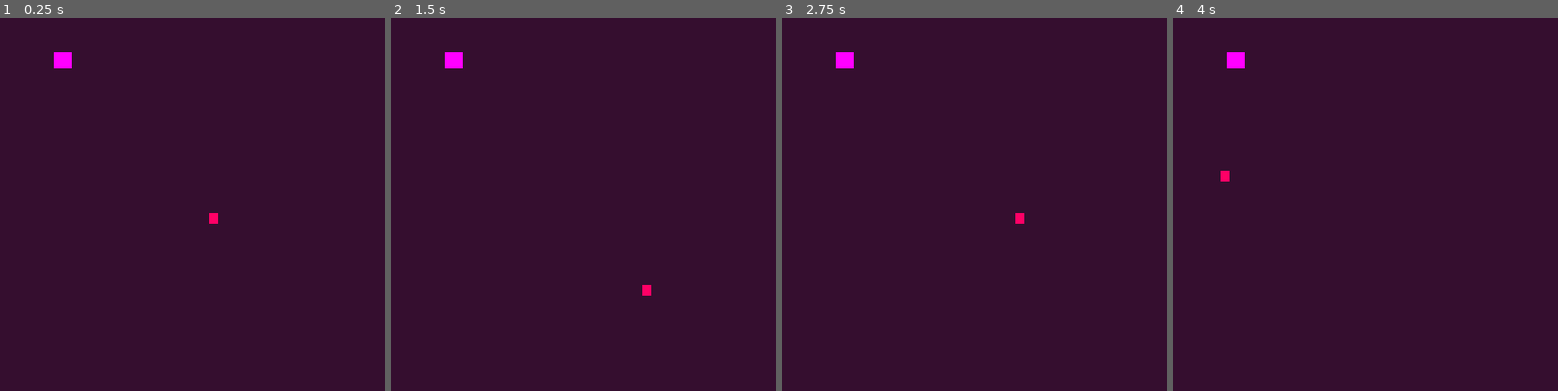
Above: before the commit, frames 1-4 (left to right).
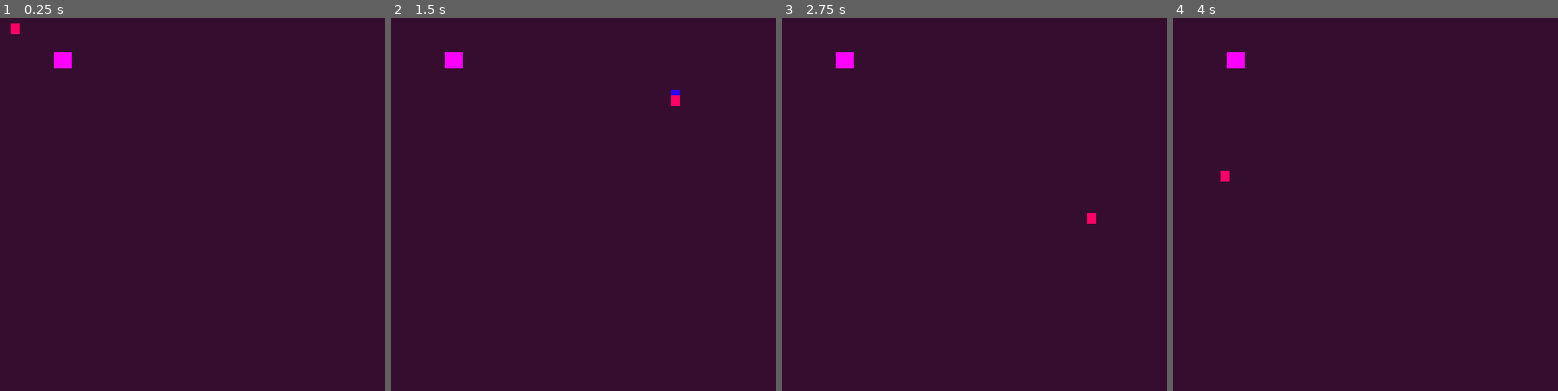
Above: after the commit, the same moments.

Repository: Zarathecat/badsnake
Game: Godot game, scene res://main.tscn
Same seed, same stepped clock (60 frames per second), same inputs: the game is played once before the commit and once after it.
Inputs:
- Up to frame 1 (0.25 s): no input
- Up to frame 2 (1.5 s): tap Enter at 0.5 s; hold Right (move_right) 0.53-1.28 s; hold Down (move_down) from 1.28 s (still down)
- Up to frame 3 (2.75 s): release Down (move_down) at 2.03 s; hold Right (move_right) from 2.03 s (still down)
- Up to frame 4 (4 s): release Right (move_right) at 2.78 s; hold Up (move_up) 2.78-3.53 s; tap Space at 3.5 s; hold Left (move_left) from 3.53 s (still down)

The runs differ from the first frame. In frame 1, 0.1% of the frame differs, in the area x 2-57%, y 1-56%; in frame 2, 0.2%, in the area x 65-76%, y 19-75%; in frame 3, 0.1%; in frame 4, nothing differs.

Commit message:
Remove needless duplication to position snake
This commit removes lots of stupid stuff we don't need any more.
We no longer make a separate snake_array and match the coordinates
of the segments of the snake to it; we use the segment coordinates
directly. This means we can remove all the code that was there
to support that initial bizarre way of doing things.

We also make segments instantiate offscreen, so the player will not
bump into them or see them flash for a frame. We also set a timer
at the start during which the snake is immortal, to avoid it dying
when it connects its first segment up to its head. We hide this
first segment at the start, too.

Diff:
--- a/main.gd
+++ b/main.gd
@@ -16,10 +16,6 @@
 # I was thinking 'is there food?'
 var food_flag = true # hack
 
-# grow_flag says whether or not the snake should grow on
-# this frame or not.
-var grow_flag = false
-
 # eat flag signals that the snake has had some food
 # used to trigger the snake's growth, score update etc
 var eat_flag = false
@@ -33,14 +29,6 @@
 # Self-explanatory. Says it's time for the snake to die.
 var death_flag = false
 
-# There's probably no reason to have both a snake_array and
-# segments. This happened because I found out you could get
-# a group of nodes after I'd coded it using an array. Maybe
-# in the future I'll fix the implementation to use only the
-# segments. That might also fix an annoying bug where they
-# get out of sync, the code tries to access an invalid index,
-# and the snake takes that as its cue to suddenly die.
-var snake_array = []
 var segments
 
 @export var food_scene: PackedScene
@@ -49,6 +37,8 @@
 
 # Called when the node enters the scene tree for the first time.
 func _ready() -> void:
+	immortal_flag = true
+	$LunchTimer.start() # Hack to avoid starting the game with a gameover
 	$Segment.add_to_group("segments")
 
 # Called every frame. 'delta' is the elapsed time since the previous frame.
@@ -68,32 +58,32 @@
 		grow_snake()
 		eat_flag = false
 
-	var snake_length = snake_array.size()
 	# Right, let's talk about how you write snake.
-	# This implementation represents the snake as an array of coordinate pairs.
+	# This implementation represents the snake as an array of segments.
+	# Each segment is an object with a coordinate pair, 'position'.
 	# You have as many pairs as the length of the snake. On each loop,
-	# it checks, 'is the snake head in a different position to anything
-	# else in the array?' If so, it adds the head to the end of the array,
-	# and removes the first element. If not, it keeps the array the same,
-	# because otherwise, the snake would have multiple segments at the same
-	# coordinate, so it would look like it had shrunk. This isn't as visible
-	# on implementations where the snake is always moving, but is visible if
-	# the player can stop the snake. You could use that as a gameplay mechanic,
-	# if you wanted, but I don't want.
-	# So usually, it adds a new pair of coordinates to the end of the array,
-	# and removes the oldest pair from the start. Unless it has just eaten
-	# some food! Then, it adds a new pair to the end, but also keeps the oldest
-	# pair. It then sets a flag, so that it only grows once per food item.
-	# First time it runs, put the head coord as only element in array
-	if snake_array == []:
-		snake_array.push_back($Head.position) # push_back == append
+	# this checks, 'is the last (newest) thing in the array in a different
+	# position to the snake head?' (ie: has the snake moved?)
+	# If so, it shifts the position of each segment, starting from the
+	# oldest, the tail (first in the array!), to take the place of the
+	# segment ahead of it. And the first segment takes the place of the
+	# head.
+	# If the snake has not moved, the segments stay where they are.
+	# We used to use all sorts of horrible flags, but now segment-creation
+	# is handled elsewhere, so the logic here doesn't need to chagne.
+	var segments = get_tree().get_nodes_in_group("segments")
+	var snake_length = segments.size()
+	if segments == []:
+		pass
 	# If last thing in array doesn't match head
-	elif snake_array[snake_length-1] != $Head.position:
-		snake_array.push_back($Head.position)
-		if grow_flag == false:
-			snake_array.pop_front()
-		grow_flag = false
-	make_snake()
+	elif segments[-1].position != $Head.position:
+		# move segments along by 1
+		for i in range(0, snake_length-1):
+			#print(segments[i].position)#debug
+			segments[i].position = segments[i+1].position
+		segments[-1].position = $Head.position
+	else:
+		pass
 	check_snake($Head.position[0], $Head.position[1])
 	if death_flag == true:
 		print("I hit something!")
@@ -105,39 +95,16 @@
 		print("hit wall!")
 		death_flag = true
 
-# This matches the nodes for the snake segments to the coordinates
-# in the array. It would likely make more sense to set their positions
-# directly and operate on them that way.
-func make_snake():
-	var segments = get_tree().get_nodes_in_group("segments")
-	if snake_array != [] and segments.size() > 0:
-		# working around a bug where they get emptied after check
-		# I don't think this workaround actually works, so it just
-		# pointlessly duplicates some arrays and slows things down.
-		var seg_dup = segments.duplicate()
-		var sn_dup = snake_array.duplicate()
-		# Sometimes the sizes of these mismatch and it errors
-		# out, reason as yet unknown, but unsurprising given the
-		# spaghetti. Maybe operating directly on segments will fix bug
-		for i in range(seg_dup.size()):
-			seg_dup[i].position = sn_dup[i-1]
-		segments = seg_dup
 
 # Add a segment to the snake, and thus to the scene tree. Track it in the
 # list of segment nodes. The position here is its starting position; after
-# this one-off it will be set by the game loop. We give it a specific position
-# here so we 'grow' instantly and don't bump into it by accident, but since
-# apparently I ended up needing a bunch of hacky flags anyway, it
-# might make more sense to instantiate the segment offscreen and then have
-# it join the snake on the first loop...
+# this one-off it will be set by the game loop. We instantiate the segment
+# offscreen and then have it join the snake on the first loop, so we don't
+# hit it.
 func grow_snake():
-	grow_flag = true
 	var segment = segment_scene.instantiate()
-	# Bug workaround. Shouldn't ever be empty here but sometimes it is...
-	if snake_array == []:
-		segment.position = $Head.position
-	else:
-		segment.position = snake_array[0]
+	var segments = get_tree().get_nodes_in_group("segments")
+	segment.position = Vector2(window_size.x + 50, window_size.y +50) # hack
 	add_child(segment)
 	segment.add_to_group("segments")
 
@@ -155,12 +122,13 @@
 # the snake will eat exactly one piece of food and then ignore it
 # from then on!
 func make_food():
+	var segments = get_tree().get_nodes_in_group("segments")
 	var food = food_scene.instantiate()
 	var potential_food_pos = Vector2(0,0)
 	# Hack. loop until get position not taken by snake
 	while true:
 		potential_food_pos = get_random_position(window_size)
-		if potential_food_pos not in snake_array:
+		if potential_food_pos not in segments:
 			break
 	food.position = potential_food_pos
 	food.area_entered.connect(_on_food_area_entered)
@@ -180,7 +148,6 @@
 	var segments = get_tree().get_nodes_in_group("segments")
 	for segment in segments:
 		segment.queue_free()
-	snake_array = []
 	$Head.position = window_size /2
 	$Head.last_dir = ""
 	score = 0
--- a/main.tscn
+++ b/main.tscn
@@ -22,7 +22,7 @@
 [node name="Food" parent="." instance=ExtResource("2_6b8jg")]
 
 [node name="Segment" parent="." instance=ExtResource("2_yjprj")]
-position = Vector2(133, 49)
+position = Vector2(-41, 35)
 
 [node name="Head" parent="." instance=ExtResource("4_qd7gk")]
 script = ExtResource("5_lohqq")
--- a/segment.tscn
+++ b/segment.tscn
@@ -7,7 +7,7 @@
 radius = 4.10577
 
 [node name="Segment" type="Area2D"]
-position = Vector2(145, 28)
+position = Vector2(21, 29)
 metadata/_edit_group_ = true
 
 [node name="Sprite2D" type="Sprite2D" parent="."]
